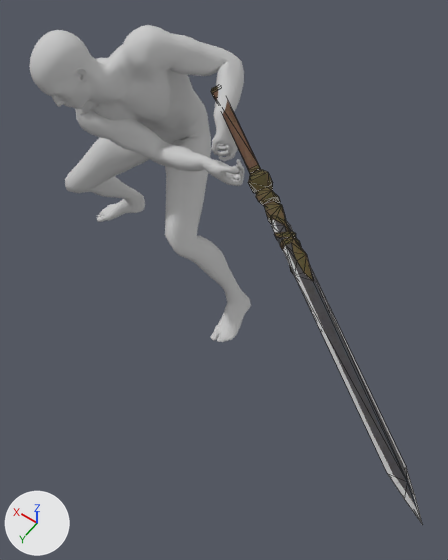
The FBX model Character/Animation/Fbx/Attack/Weapon_7/RootAnim_RR_Weapon_7_Skill_0_1.FBX, before and after one commit.
Rendered twice from a camera (50 mm lens) standing at (-0.31, 1.34, 2.35) and looking at (0.48, 0.22, 0.61). The lights are fixed; the arrows at lower left show +X, +Y and +Z. Both versions are drawn at frame 87 of the action 'Take 001'; the numbers are the values there. Mesh edges are drawn as thin lines on the coarser meshes.

In view in the first picture: 'Male_Body', 'Male_Foot', 'Male_Hand', 'Male_Head', 'Male_Leg', 'Mesh_Wepaon_7_0_R'.
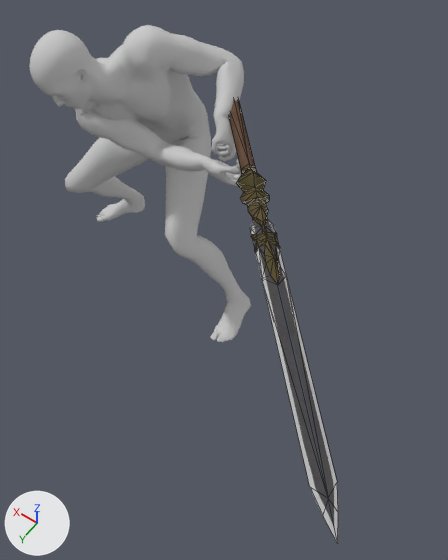
ob_point_take_r is not drawn itself; it is the parent of ob_mesh_wepaon_7_0_r.

Pixel boxes [x1, y1, x2, y2] of what changed, in the pictures (448 x 560 px):
'Mesh_Wepaon_7_0_R', moved, turned: before [211, 86, 422, 523]; after [229, 99, 338, 544]

What changed in the scene script:
```text
Change ob_point_take_r:
    ob_point_take_r.location: (0.565, -0.021, 0.977) -> (0.58, -0.0227, 0.983)
    ob_point_take_r.rotation_euler: (1.158, 0.199, 2.551) -> (1.516, 0.182, 2.366)  # degrees (66, 11, 146) -> degrees (87, 10, 136)
Change ob_mesh_wepaon_7_0_r:
    ob_mesh_wepaon_7_0_r.location: (16.74, 0.811, 0.925) -> (16.92, 0.0, 0.0)
```
